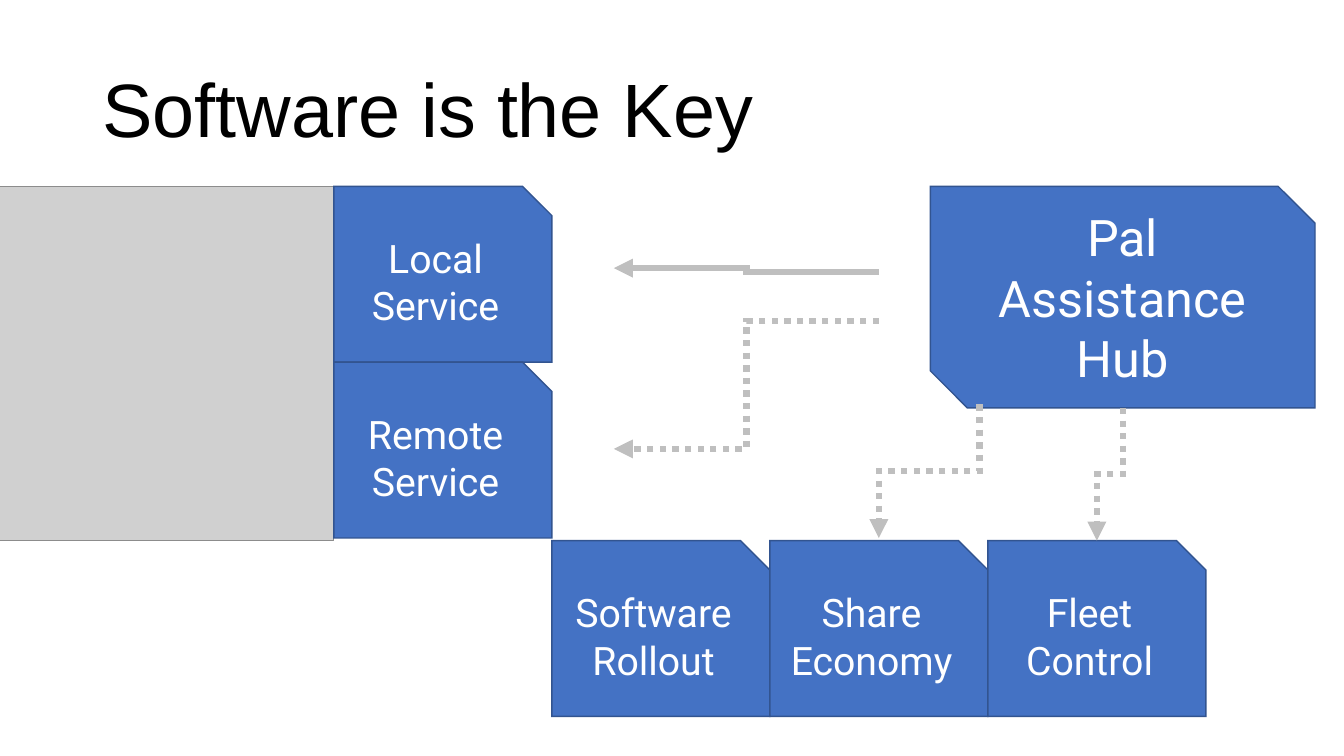
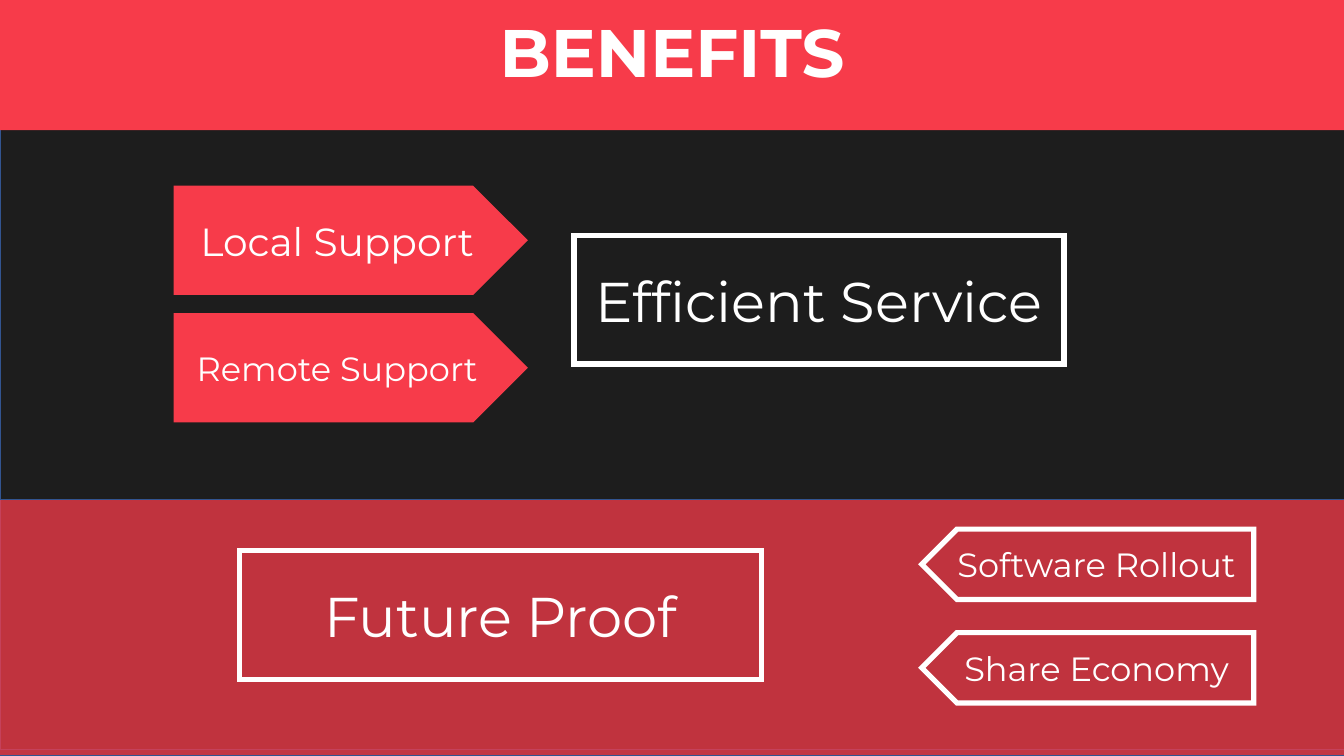
Before and after one commit to FabianHippmann/palfinger-hackathon, a slide deck: slide 4 of alexa/Präsentation.pptx (slide 3 before the commit). Drawn at 1344x756 pixels with LibreOffice and Linux fonts; fonts in the diff are those of the drawing; grey boxes stand for pictures; background and template pictures are left out; a plain dark background stands for a picture behind light text. Boxes give left, top, right and bottom in pixels: in the first picture for what was removed or moved away, otherwise in the second. Text is boxed around its words. In the diff, an @@ line names an element or a change of style, - is before the commit and + after.

Commit message:
update slide layout

```diff
--- a/alexa/Präsentation.pptx
+++ b/alexa/Präsentation.pptx
@@ background #FFFFFF to picture (left out) @@
@@ rectangle added at (x1=0, y1=0, x2=1344, y2=749), fill #000000 at 31% opacity, outline #325491 1 pt @@
@@ rectangle added at (x1=0, y1=0, x2=1344, y2=130), fill #F73B4A @@
@@ title at (x1=500, y1=29, x2=845, y2=78): text changed; size 54 to 48 pt; font Arial to Montserrat; text colour #000000 to #FFFFFF; bold on @@
-Software is the Key
+BENEFITS
@@ picture removed at (x1=0, y1=187, x2=335, y2=540) @@
@@ pentagon arrow added at (x1=173, y1=186, x2=527, y2=294), fill #F73B4A, 28 pt, text #FFFFFF @@
+Local Support
@@ snip rect removed at (x1=334, y1=187, x2=552, y2=362) @@
-Local Service
@@ snip diag rect removed at (x1=931, y1=187, x2=1316, y2=408) @@
-Pal Assistance Hub
@@ rectangle added at (x1=574, y1=235, x2=1064, y2=364), outline #FFFFFF 3.75 pt, 40 pt, text #FFFFFF @@
+Efficient Service
@@ elbow arrow removed from (879, 272) to (614, 268) @@
@@ pentagon arrow added at (x1=173, y1=314, x2=527, y2=422), fill #F73B4A, 24 pt, text #FFFFFF @@
+Remote Support
@@ elbow arrow removed from (879, 321) to (614, 449) @@
@@ snip rect removed at (x1=334, y1=362, x2=552, y2=537) @@
-Remote
-Service
@@ elbow arrow removed from (980, 404) to (879, 538) @@
@@ elbow arrow removed from (1123, 408) to (1097, 540) @@
@@ rectangle added at (x1=0, y1=500, x2=1344, y2=756), fill #F73B4A at 75% opacity, outline #325491 1 pt @@
@@ pentagon arrow "Software Rollout" at (x1=923, y1=529, x2=1254, y2=600): size 28 to 24 pt, font Roboto to Montserrat; snip rect to pentagon arrow; fill #4472C4 to none; outline #325491 1 pt to #FFFFFF 3.75 pt; mirrored @@
@@ pentagon arrow "Software Rollout" resized from (x1=552, y1=540, x2=769, y2=716) to (x1=923, y1=529, x2=1254, y2=600) @@
@@ rectangle added at (x1=240, y1=551, x2=762, y2=680), outline #FFFFFF 3.75 pt, 40 pt, text #FFFFFF @@
+Future Proof
@@ snip rect removed at (x1=988, y1=540, x2=1206, y2=716) @@
-Fleet Control
@@ pentagon arrow "Share Economy" resized from (x1=770, y1=540, x2=988, y2=716) to (x1=923, y1=633, x2=1254, y2=704) @@
@@ pentagon arrow "Share Economy" at (x1=923, y1=633, x2=1254, y2=704): size 28 to 24 pt, font Roboto to Montserrat; snip rect to pentagon arrow; fill #4472C4 to none; outline #325491 1 pt to #FFFFFF 3.75 pt; mirrored @@
```
Also in this commit, not shown: 3 other slides changed, 1 slide added.
